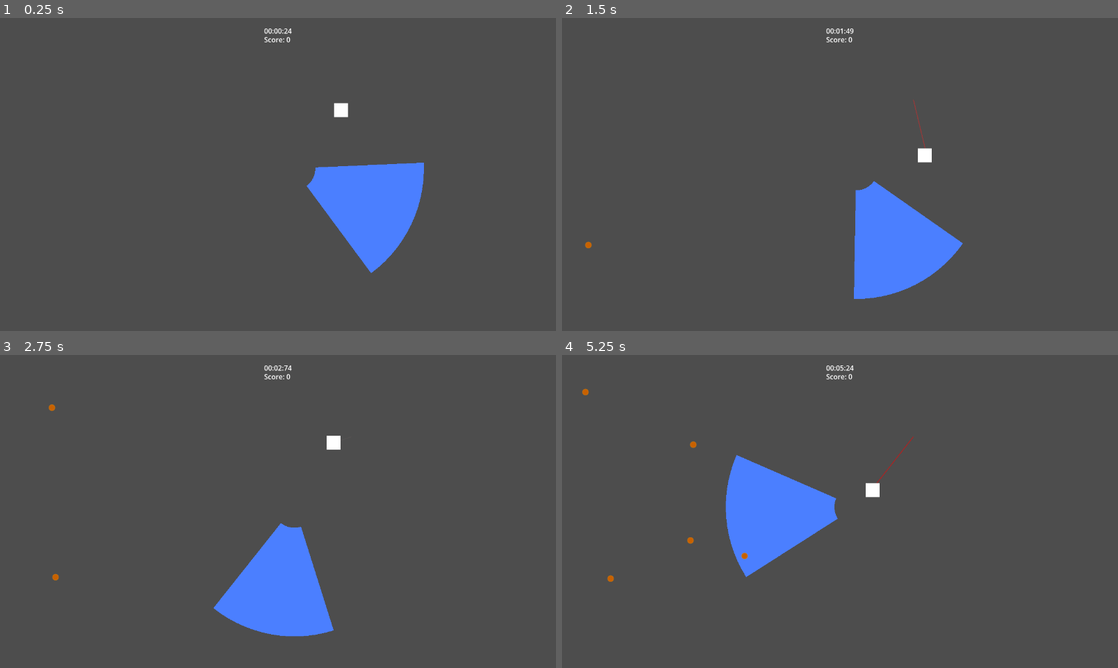
Above: before the commit, frames 1-4 (two rows, left to right).
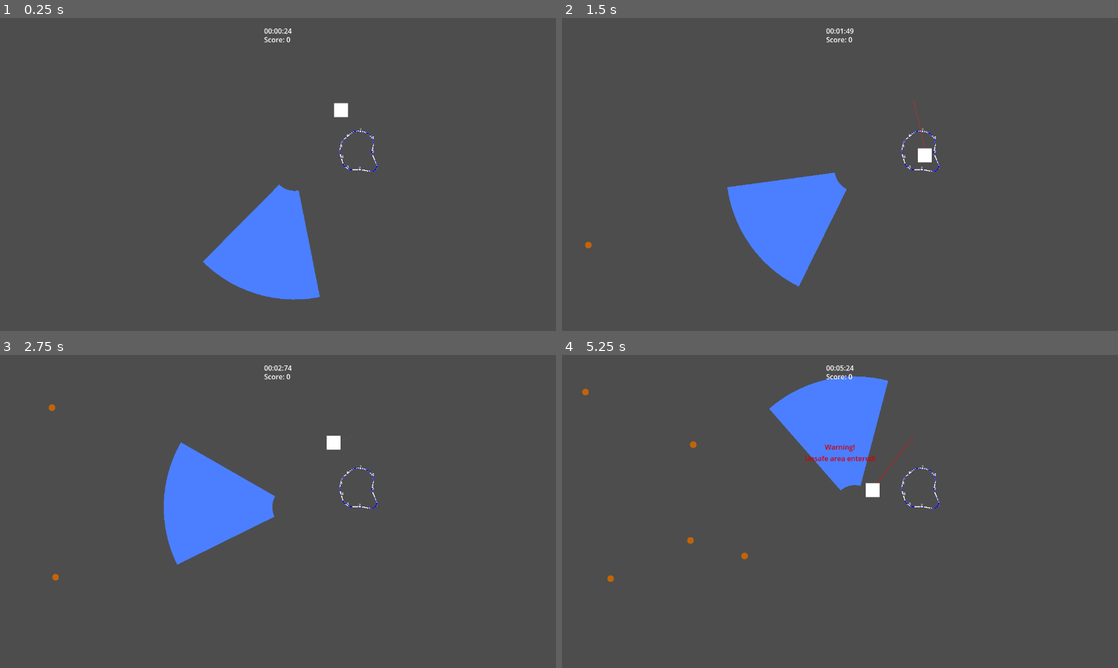
Above: after the commit, the same moments.

Repository: ArjanBroos/GMTK-2025
Game: Godot game, scene res://levels/kazu_test.tscn
Two runs of this game, one before a commit and one after it. Both use one fixed random seed, a clock stepped at 60 frames per second and the inputs below. This scene is started directly instead of the project's main scene.
Inputs (mouse positions are in pixels of both pictures, inside the frame that each line leads up to):
- Up to frame 1 (0.25 s): no input
- Up to frame 2 (1.5 s): move the mouse to (962, 158) at 0.52 s; tap Space at 0.77 s; move the mouse to (728, 190) at 1.27 s
- Up to frame 3 (2.75 s): tap Space at 1.52 s; move the mouse to (333, 442) at 2.02 s
- Up to frame 4 (5.25 s): move the mouse to (812, 574) at 2.77 s; tap Space at 3.02, 3.77, 4.52 s; move the mouse to (1006, 558) at 3.52 s; move the mouse to (673, 464) at 4.27 s; move the mouse to (867, 511) at 5.02 s

The runs differ from the first frame. In frame 1, 9.4% of the frame differs, in the area x 36-77%, y 35-90%; in frame 2, 9.4%; in frame 3, 9.5%; in frame 4, 9.5%, in the area x 29-68%, y 6-72%.

Commit message:
Add prototype of asteroids with vector graphics

Diff:
--- /dev/null
+++ b/asteroids/test.gd
@@ -0,0 +1,85 @@
+@tool
+extends Node2D
+class_name Test
+
+const CURVE_SMOOTHING: float = 0.25
+
+@export
+var nrof_segments: int = 9
+@export
+var radius: float = 50.0
+@export
+var radius_noise: float = 0.3
+
+@onready var collision_shape: CollisionPolygon2D = $Shape/CollisionShape
+@onready var visible_shape: Line2D = $Shape/VisibleShape
+
+var raw_points: Array[Vector2] = []
+var shape: Array[Vector2] = []
+
+func _init() -> void:
+	shape = _calculate_shape()
+
+func _calculate_shape() -> Array[Vector2]:
+	var step = (2 * PI) / nrof_segments
+
+	# calculate a circle of points, adding noise for each point to make mountains and valleys
+	for i in range(nrof_segments):
+		var noise = randf_range(radius * (1.0 - radius_noise), radius * (1.0 + radius_noise))
+		var vec = Vector2(cos(i * step) * noise, sin(i * step) * noise)
+		raw_points.append(vec)
+
+	# re-add the first point so that we get a 'more or less' closed loop
+	# will be a sharp ugly connection though, but making it more smoothed is too much work now
+	raw_points.append(raw_points[0])
+
+	var curve: Curve2D = Curve2D.new()
+
+	for i in range(raw_points.size()):
+		var prev = raw_points[(i - 1) % raw_points.size()]
+		var next = raw_points[(i + 1) % raw_points.size()]
+		var tangent = (next - prev) * CURVE_SMOOTHING
+		curve.add_point(raw_points[i], -tangent, tangent)
+
+	var tesselated: PackedVector2Array = curve.tessellate()
+
+	var retPoints: Array[Vector2] = []
+
+	# unpack the PackedVector2Array into a normal Vector2 array
+	# not sure if this is going to bite us in the ass performance wise later
+	for i in tesselated.size():
+		retPoints.append(tesselated.get(i))
+
+	return retPoints
+
+func _draw() -> void:
+	var i = 0
+	for p in raw_points:
+		draw_circle(p, 1, Color.RED)
+		draw_string(ThemeDB.fallback_font, p, str(i), HORIZONTAL_ALIGNMENT_LEFT, -1, 8)
+		i = i + 1
+
+	for sp in shape:
+		draw_circle(sp, 1, Color.BLUE)
+
+# func _set_collision_shape(points: Array[Vector2]) -> void:
+# 	# reset the editor shape and start making something that actually looks like a pizza slice
+# 	collision_shape.polygon = points
+
+func _set_visible_shape(points: Array[Vector2]) -> void:
+	visible_shape.clear_points()
+	for p in points:
+		visible_shape.add_point(p)
+
+# Called when the node enters the scene tree for the first time.
+func _ready() -> void:
+	#_set_collision_shape(_calculate_shape())
+	_set_visible_shape(shape)
+
+
+# Called every frame. 'delta' is the elapsed time since the previous frame.
+func _process(delta: float) -> void:
+	if Engine.is_editor_hint() && !shape.is_empty():
+		#_set_collision_shape(shape)
+		_set_visible_shape(shape)
+		queue_redraw()
--- /dev/null
+++ b/asteroids/test.tscn
@@ -0,0 +1,17 @@
+[gd_scene load_steps=2 format=3 uid="uid://8m3d85sxsi1f"]
+
+[ext_resource type="Script" uid="uid://bx7jjkohuvket" path="res://asteroids/test.gd" id="1_c5k36"]
+
+[node name="Test" type="Node2D"]
+script = ExtResource("1_c5k36")
+
+[node name="Shape" type="Area2D" parent="."]
+
+[node name="CollisionShape" type="CollisionPolygon2D" parent="Shape"]
+polygon = PackedVector2Array(0, -73, 46, -66, 27, -38, 4, -40)
+
+[node name="VisibleShape" type="Line2D" parent="Shape"]
+z_index = -2
+points = PackedVector2Array(51.5544, 0, 78.2686, 10.0164, 84.8159, 13.0957, 85.7355, 13.699, 86.0873, 13.9779, 86.3669, 14.242, 86.5742, 14.4919, 86.7091, 14.7279, 86.7716, 14.9505, 86.7616, 15.1599, 86.679, 15.3567, 86.5236, 15.5411, 86.2954, 15.7137, 85.9944, 15.8748, 85.6203, 16.0247, 85.1732, 16.164, 84.0593, 16.412, 76.6628, 17.0549, 47.6017, 17.3256, 66.3812, 33.4368, 68.9453, 35.9252, 70.6167, 37.8302, 71.1113, 38.5689, 71.2722, 38.8857, 71.3751, 39.1678, 71.4196, 39.4154, 71.4055, 39.6289, 71.3325, 39.8084, 71.2001, 39.9541, 71.0082, 40.0665, 70.7563, 40.1457, 70.4442, 40.1919, 70.0716, 40.2054, 69.1434, 40.1354, 67.9692, 39.9377, 60.7619, 37.9099, 33.7698, 28.3363)
+closed = true
+width = 2.0
--- a/levels/kazu_test.tscn
+++ b/levels/kazu_test.tscn
@@ -1,8 +1,9 @@
-[gd_scene load_steps=5 format=3 uid="uid://cegnxgxnnp0s2"]
+[gd_scene load_steps=6 format=3 uid="uid://cegnxgxnnp0s2"]
 
 [ext_resource type="PackedScene" uid="uid://cdewgi8ppc6qi" path="res://asteroids/spawner.tscn" id="2_82evp"]
 [ext_resource type="PackedScene" uid="uid://b0otbtktu22j8" path="res://gameManager/gameManager.tscn" id="3_7rs05"]
 [ext_resource type="PackedScene" uid="uid://4x460bm5yske" path="res://safespace/safespace.tscn" id="3_sdsww"]
+[ext_resource type="PackedScene" uid="uid://8m3d85sxsi1f" path="res://asteroids/test.tscn" id="4_7rs05"]
 
 [sub_resource type="RectangleShape2D" id="RectangleShape2D_82evp"]
 size = Vector2(105, 567.25)
@@ -28,6 +29,13 @@
 
 [node name="Safespace" parent="." instance=ExtResource("3_sdsww")]
 position = Vector2(676, 348)
-rotation = 238.586
+rotation = 321.686
 rotation_speed = 50.0
 outer_radius = 300.0
+pause_in_editor = true
+
+[node name="Test" parent="." instance=ExtResource("4_7rs05")]
+position = Vector2(819, 310)
+nrof_segments = null
+radius = null
+radius_noise = null
--- a/safespace/safespace.tscn
+++ b/safespace/safespace.tscn
@@ -3,6 +3,7 @@
 [ext_resource type="Script" uid="uid://bya741h8qj5u7" path="res://safespace/safespace.gd" id="1_ky3af"]
 
 [node name="Safespace" type="Node2D"]
+rotation = 3.68264
 script = ExtResource("1_ky3af")
 
 [node name="SafeArea" type="Area2D" parent="."]
@@ -10,12 +11,13 @@
 
 [node name="CollisionShape" type="CollisionPolygon2D" parent="SafeArea"]
 visible = false
-polygon = PackedVector2Array(0, 0, 0, -207, 26, -216, 57, -219, 89, -214, 116, -200, 141, -183, 153, -162)
+polygon = PackedVector2Array(250, 0, 249.391, 17.4391, 247.567, 34.7933, 244.537, 51.9779, 240.315, 68.9093, 234.923, 85.505, 228.386, 101.684, 220.737, 117.368, 212.012, 132.48, 202.254, 146.946, 191.511, 160.697, 179.835, 173.665, 167.283, 185.786, 153.915, 197.003, 139.798, 207.259, 27.9596, 41.4519, 30.7831, 39.4005, 33.4565, 37.1572, 35.967, 34.7329, 38.3022, 32.1394, 40.4509, 29.3893, 42.4024, 26.496, 44.1474, 23.4736, 45.6773, 20.3368, 46.9846, 17.101, 48.0631, 13.7819, 48.9074, 10.3956, 49.5134, 6.95865, 49.8782, 3.48782, 50, 0)
 
 [node name="VisibleShape" type="Polygon2D" parent="SafeArea"]
 z_index = -1
 position = Vector2(0, -2)
 color = Color(0.294711, 0.499339, 1, 1)
+polygon = PackedVector2Array(250, 0, 249.391, 17.4391, 247.567, 34.7933, 244.537, 51.9779, 240.315, 68.9093, 234.923, 85.505, 228.386, 101.684, 220.737, 117.368, 212.012, 132.48, 202.254, 146.946, 191.511, 160.697, 179.835, 173.665, 167.283, 185.786, 153.915, 197.003, 139.798, 207.259, 27.9596, 41.4519, 30.7831, 39.4005, 33.4565, 37.1572, 35.967, 34.7329, 38.3022, 32.1394, 40.4509, 29.3893, 42.4024, 26.496, 44.1474, 23.4736, 45.6773, 20.3368, 46.9846, 17.101, 48.0631, 13.7819, 48.9074, 10.3956, 49.5134, 6.95865, 49.8782, 3.48782, 50, 0)
 
 [connection signal="area_entered" from="SafeArea" to="." method="_on_area_2d_area_entered"]
 [connection signal="area_exited" from="SafeArea" to="." method="_on_safe_area_area_exited"]
Not shown, added: asteroids/test.gd.uid
